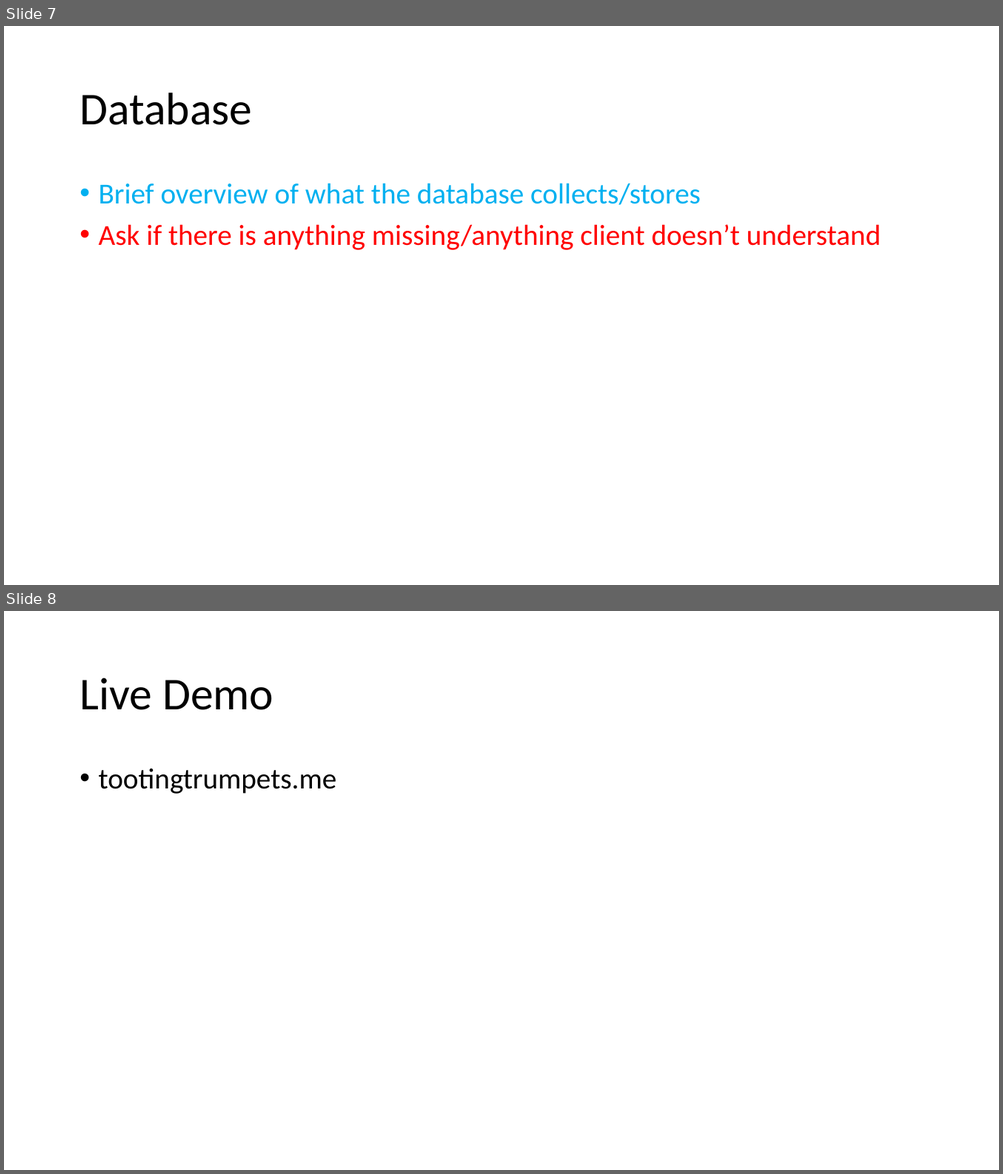
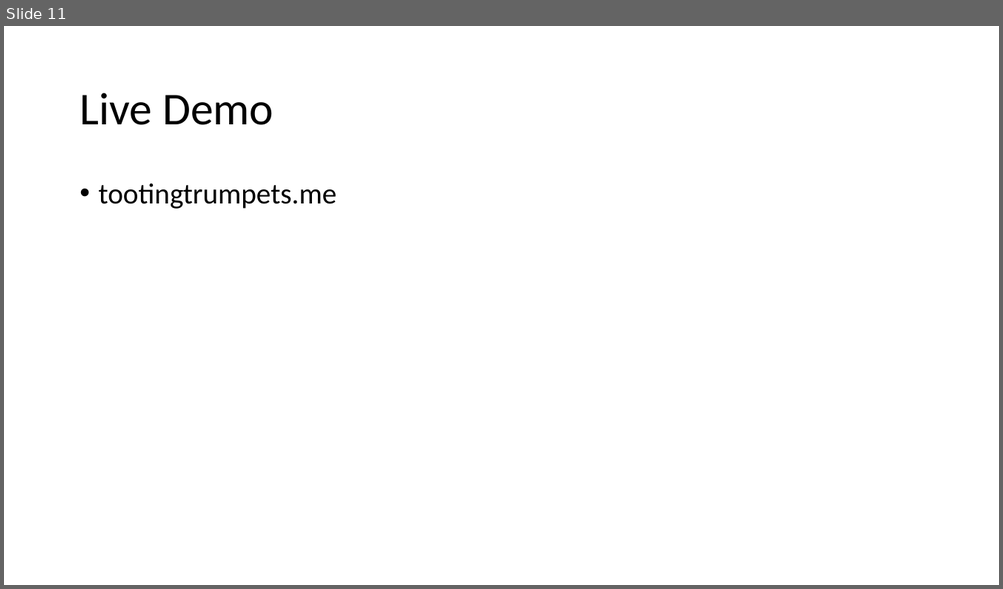
Before and after one commit to gaffnni/IFB299_TuttingTrumpets, a slide deck: Tim/pre-presentation.pptx. Shown one above the other, each under a label of ours: slides 7 and 8 before the commit, slide 11 after it. The pictures are 1003x1174 and 1003x589 pixels, drawn with LibreOffice and Linux fonts; fonts in the diff are those of the drawing. Boxes give left, top, right and bottom in pixels: in the first picture for what was removed or moved away, otherwise in the second. Text is boxed around its words. In the diff, an @@ line names an element or a change of style, - is before the commit and + after.

Commit message:
Update with database slides

```diff
--- a/Tim/pre-presentation.pptx
+++ b/Tim/pre-presentation.pptx
@@ slide 7 removed at (4,26,999,585), background #FFFFFF @@
@@ title removed at (79,93,252,125) @@
-Database
@@ text removed at (99,183,881,250) @@
-• Brief overview of what the database collects/stores
-• Ask if there is anything missing/anything client doesn’t understand
@@ what was slide 8 is now slide 11 @@
```
Also in this commit, not shown: 4 slides added.
